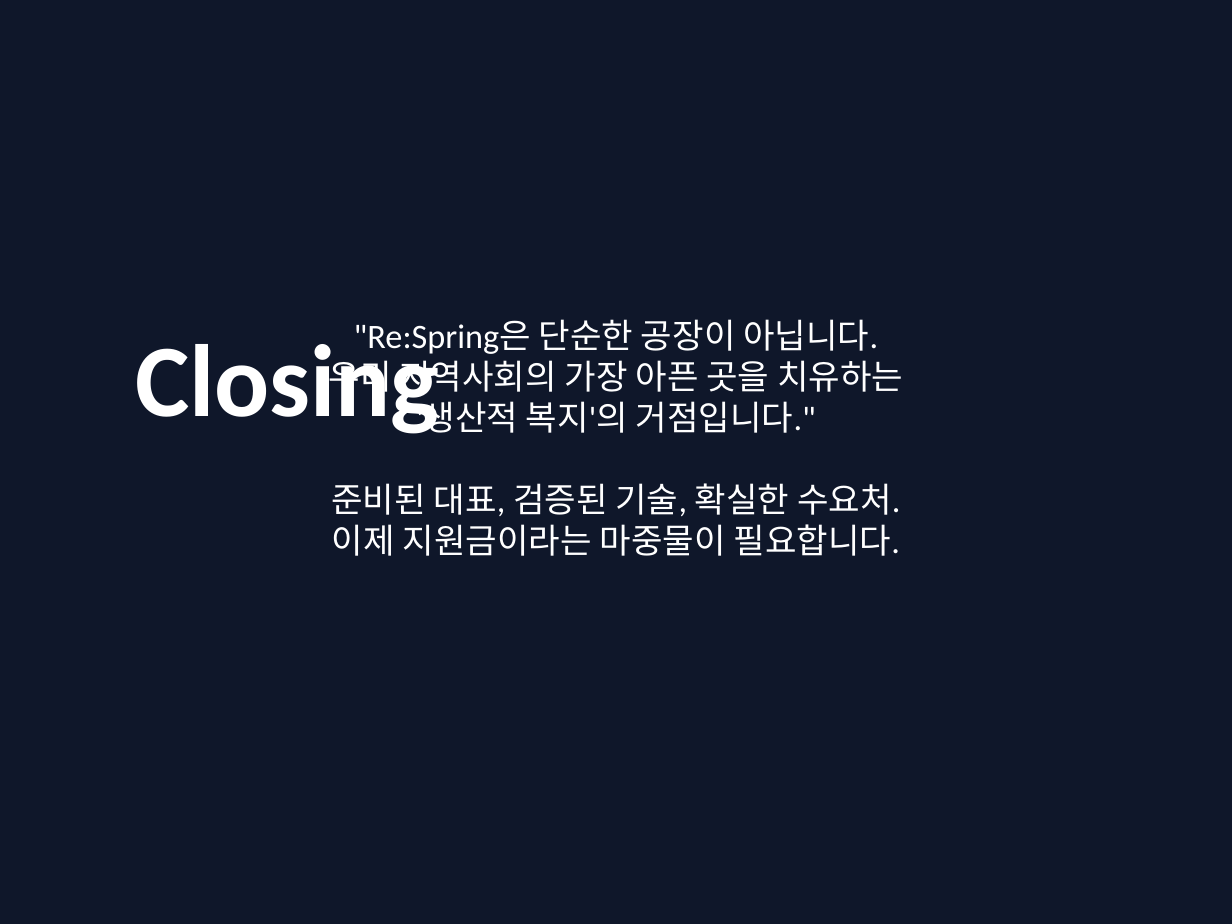
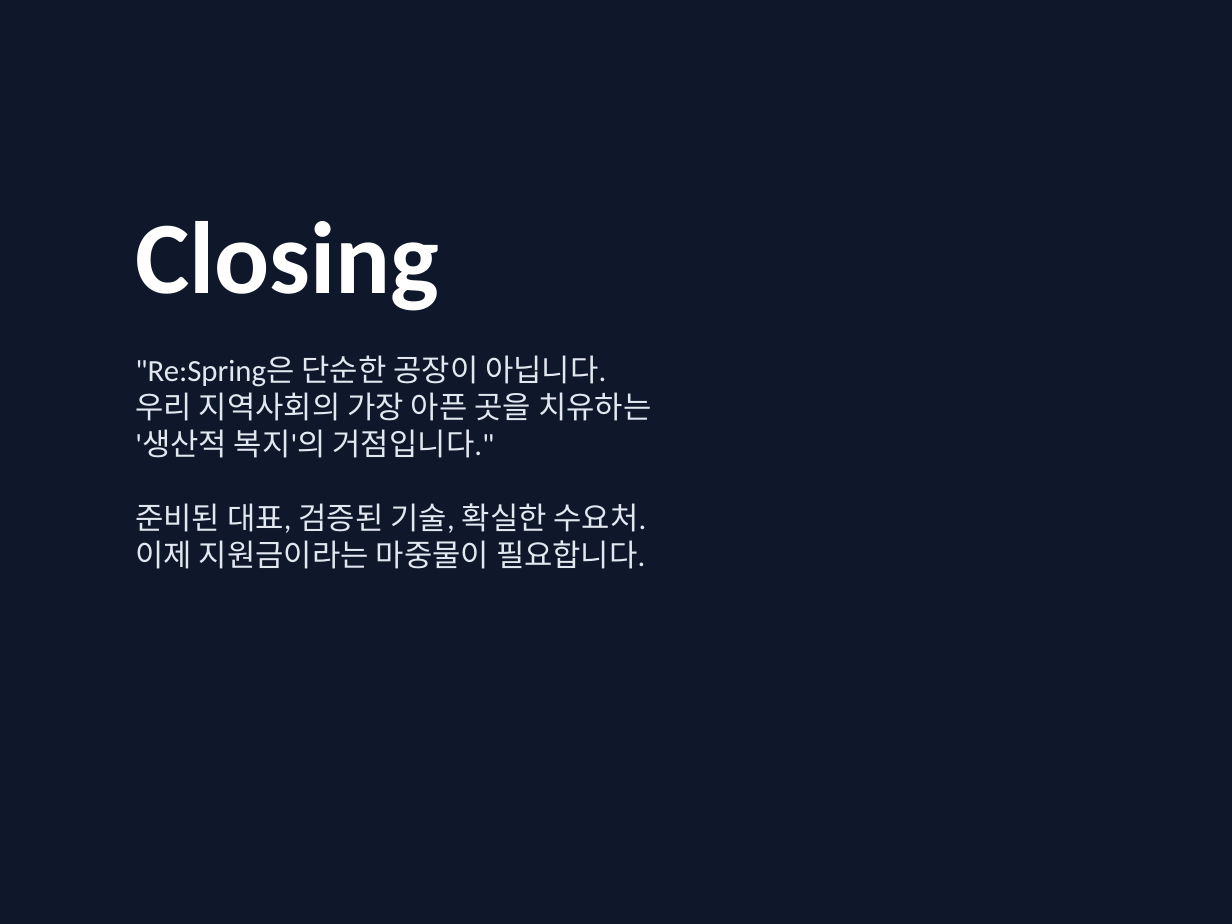
Before and after one commit to ROYSOE/claude-quickstarts, a slide deck: slide 17 of ReSpring_Business_Plan.pptx. Drawn at 1232x924 pixels with LibreOffice and Linux fonts; fonts in the diff are those of the drawing. Boxes give left, top, right and bottom in pixels: in the first picture for what was removed or moved away, otherwise in the second. Text is boxed around its words. In the diff, an @@ line names an element or a change of style, - is before the commit and + after.

```diff
--- a/ReSpring_Business_Plan.pptx
+++ b/ReSpring_Business_Plan.pptx
@@ text "Closing" rewrapped from (135,331,439,434) to (135,221,439,311) @@
@@ text ""Re:Spring은 단순한 공장이 아닙니다.": place and size @@
-text ""Re:Spring은 단순한 공장이 아닙니다." at (329,319,903,556)
+text ""Re:Spring은 단순한 공장이 아닙니다." at (135,355,651,569)
@@ text at (135,355,651,458): size 20 to 18 pt, text colour #FFFFFF to #E2E8F0 in ""Re:Spring은 단순한 공장이 아닙니다.", "우리 지역사회의 가장 아픈 곳을 치유하는", "'생산적 복지'의 거점입니다.""; alignment centre to left @@
@@ text at (135,503,647,569): text changed; size 20 to 18 pt; text colour #FFFFFF to #E2E8F0 @@
-준비된 대표, 검증된 기술, 확실한 수요처.
-이제 지원금이라는 마중물이 필요합니다.
+준비된 대표, 검증된 기술, 확실한 수요처.
+이제 지원금이라는 마중물이 필요합니다.
```
Also in this commit, not shown: 16 other slides changed, 1 other file.
